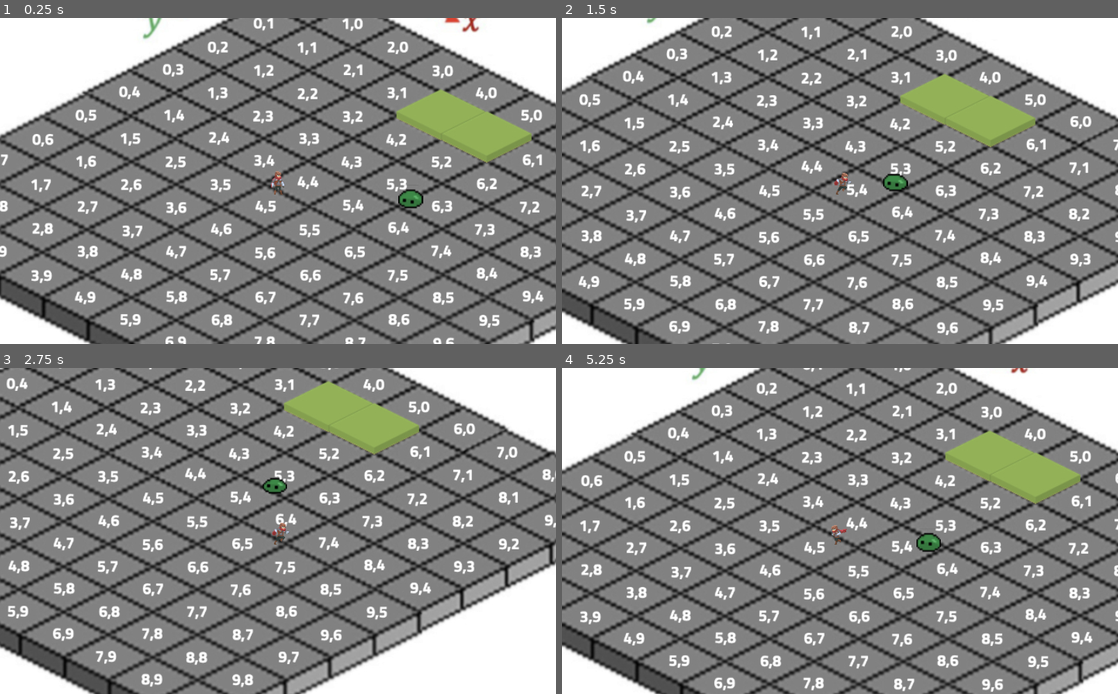
Above: before the commit, frames 1-4 (two rows, left to right).
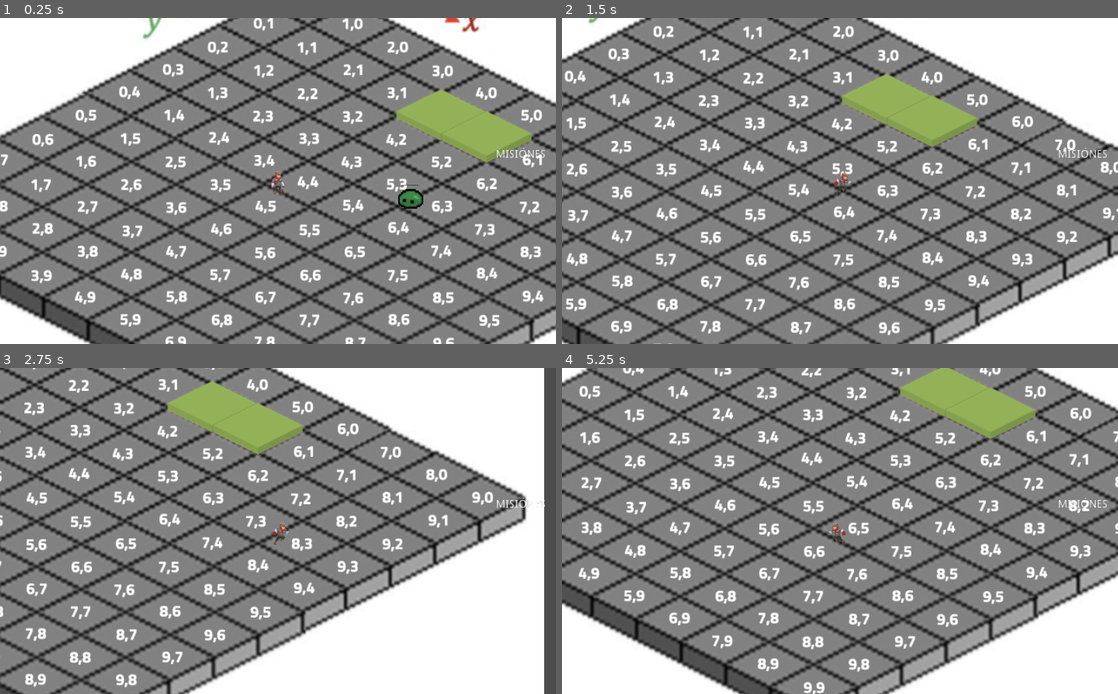
Above: after the commit, the same moments.

Repository: u1973231/Schadenfreude
Game: Godot game, scene res://scenes/Mapa.tscn
Two runs of this game, one before a commit and one after it. Both use one fixed random seed, a clock stepped at 60 frames per second and the inputs below.
Inputs (mouse positions are in pixels of both pictures, inside the frame that each line leads up to):
- Up to frame 1 (0.25 s): no input
- Up to frame 2 (1.5 s): tap Enter (ui_accept) at 0.5, 0.77 s; move the mouse to (962, 164) at 0.52 s; hold Right (move_right) 0.53-1.28 s; tap F (interactue) at 0.6 s; tap Space (dash, bound only after the commit) at 0.8, 1.35 s; move the mouse to (728, 197) at 1.27 s; hold Down (move_down) from 1.28 s (still down)
- Up to frame 3 (2.75 s): tap Enter (ui_accept) at 1.52 s; tap F (interactue) at 1.55 s; move the mouse to (333, 459) at 2.02 s; release Down (move_down) at 2.03 s; hold Right (move_right) from 2.03 s (still down); click (333, 459) at 2.1 s; tap Space (dash, bound only after the commit) at 2.3 s
- Up to frame 4 (5.25 s): move the mouse to (812, 596) at 2.77 s; release Right (move_right) at 2.78 s; hold Up (move_up) 2.78-3.53 s; tap F (interactue) at 2.85, 4.35 s; tap Enter (ui_accept) at 3.02, 3.77, 4.52 s; move the mouse to (1006, 579) at 3.52 s; hold Left (move_left) 3.53-5.03 s; tap Space (dash, bound only after the commit) at 3.6, 5.1 s; move the mouse to (673, 482) at 4.27 s; move the mouse to (867, 531) at 5.02 s; hold Down (move_down) from 5.03 s (still down)

The runs differ from the first frame. In frame 1, 0.1% of the frame differs, in the area x 71-98%, y 39-59%; in frame 2, 52%; in frame 3, 59%, in the area x 0-100%, y 0-100%; in frame 4, 55%.

Commit message:
Sistema de misiones a mediohacer

Diff:
--- /dev/null
+++ b/Misiones/Misiones.json
@@ -0,0 +1,4 @@
+[
+    {"Index": "1","Descripcion":"Mata a 10 Slimes","Tipo":"matar","Objetivo":"slime","Cantidad": "10"},
+    {"Index": "2","Descripcion":"Robar el porro del Pato Porros","Tipo":"obtener","Objetivo":"porro","Cantidad": "1"}
+]
--- a/project.godot
+++ b/project.godot
@@ -70,6 +70,11 @@
 "events": [ Object(InputEventMouseButton,"resource_local_to_scene":false,"resource_name":"","device":0,"alt":false,"shi …(212 unchanged characters)…
  ]
 }
+dash={
+"deadzone": 0.5,
+"events": [ Object(InputEventKey,"resource_local_to_scene":false,"resource_name":"","device":0,"alt":false,"shift":false,"control":false,"meta":false,"command":false,"pressed":false,"scancode":0,"physical_scancode":32,"unicode":0,"echo":false,"script":null)
+ ]
+}
 
 [physics]
 
--- /dev/null
+++ b/scenes/HUDInteractuar.tscn
@@ -0,0 +1,10 @@
+[gd_scene format=2]
+
+[node name="HUDInteractuar" type="Node2D"]
+
+[node name="Label" type="Label" parent="."]
+margin_left = -26.0
+margin_top = -34.0
+margin_right = 26.0
+margin_bottom = -20.0
+text = "Hablar F"
--- /dev/null
+++ b/scenes/HUDMisiones.tscn
@@ -0,0 +1,8 @@
+[gd_scene format=2]
+
+[node name="HUDMisiones" type="Node2D"]
+
+[node name="Label" type="Label" parent="."]
+margin_right = 64.0
+margin_bottom = 14.0
+text = "MISIÓNES"
--- a/scenes/Mapa.tscn
+++ b/scenes/Mapa.tscn
@@ -1,9 +1,10 @@
-[gd_scene load_steps=5 format=2]
+[gd_scene load_steps=6 format=2]
 
 [ext_resource path="res://textures/map-cells.jpg" type="Texture" id=1]
 [ext_resource path="res://scenes/Player.tscn" type="PackedScene" id=2]
 [ext_resource path="res://scenes/DialogTriger.tscn" type="PackedScene" id=3]
 [ext_resource path="res://scenes/slime.tscn" type="PackedScene" id=4]
+[ext_resource path="res://scenes/HUDMisiones.tscn" type="PackedScene" id=5]
 
 [node name="Map-cells" type="Node2D"]
 
@@ -16,6 +17,12 @@
 position = Vector2( 487, 274 )
 scale = Vector2( 1, 1 )
 
+[node name="HUD" type="Node2D" parent="Player"]
+position = Vector2( -487, -274 )
+
+[node name="HUDMisiones" parent="Player/HUD" instance=ExtResource( 5 )]
+position = Vector2( 768, 233 )
+
 [node name="DialogTriger" parent="." instance=ExtResource( 3 )]
 position = Vector2( 825, 245 )
 dialogPath = "res://dialogs/Dialogo0.json"
@@ -23,8 +30,34 @@
 [node name="DialogTriger2" parent="." instance=ExtResource( 3 )]
 position = Vector2( 358, 242 )
 dialogPath = "res://dialogs/Dialogo1.json"
+addMision = -1
 
 [node name="slime" parent="." instance=ExtResource( 4 )]
 position = Vector2( 658, 297 )
 scale = Vector2( 2, 2 )
 vida = 7
+
+[node name="slime2" parent="." instance=ExtResource( 4 )]
+position = Vector2( 658, 297 )
+scale = Vector2( 2, 2 )
+vida = 7
+
+[node name="slime3" parent="." instance=ExtResource( 4 )]
+position = Vector2( 658, 297 )
+scale = Vector2( 2, 2 )
+vida = 7
+
+[node name="slime4" parent="." instance=ExtResource( 4 )]
+position = Vector2( 658, 297 )
+scale = Vector2( 2, 2 )
+vida = 7
+
+[node name="slime5" parent="." instance=ExtResource( 4 )]
+position = Vector2( 658, 297 )
+scale = Vector2( 2, 2 )
+vida = 7
+
+[node name="slime6" parent="." instance=ExtResource( 4 )]
+position = Vector2( 658, 297 )
+scale = Vector2( 2, 2 )
+vida = 7
--- a/scenes/Player.tscn
+++ b/scenes/Player.tscn
@@ -73,6 +73,7 @@
 
 [node name="Player" type="KinematicBody2D" groups=["player"]]
 scale = Vector2( 3, 3 )
+collision_mask = 3
 script = ExtResource( 2 )
 
 [node name="Sprite" type="Sprite" parent="."]
@@ -82,6 +83,7 @@
 frame = 8
 
 [node name="CollisionShape2D" type="CollisionShape2D" parent="."]
+light_mask = 0
 position = Vector2( 0, 14.5 )
 shape = SubResource( 1 )
 
@@ -110,7 +112,16 @@
 wait_time = 0.5
 one_shot = true
 
+[node name="dash" type="Timer" parent="."]
+wait_time = 0.1
+
+[node name="dashCD" type="Timer" parent="."]
+wait_time = 0.7
+one_shot = true
+
 [connection signal="timeout" from="inmune" to="." method="_on_inmune_timeout"]
 [connection signal="timeout" from="animationHit" to="." method="_on_animationHit_timeout"]
 [connection signal="timeout" from="stun" to="." method="_on_stun_timeout"]
 [connection signal="timeout" from="disparar" to="." method="_on_disparar_timeout"]
+[connection signal="timeout" from="dash" to="." method="_on_dash_timeout"]
+[connection signal="timeout" from="dashCD" to="." method="_on_dashCD_timeout"]
--- a/scenes/Tavern.tscn
+++ b/scenes/Tavern.tscn
@@ -1,6 +1,7 @@
-[gd_scene load_steps=2 format=2]
+[gd_scene load_steps=3 format=2]
 
 [ext_resource path="res://TileMaps/Tavern.tres" type="TileSet" id=1]
+[ext_resource path="res://scenes/Player.tscn" type="PackedScene" id=2]
 
 [node name="Tavern" type="Node2D"]
 
@@ -38,3 +39,7 @@
 show_collision = true
 format = 1
 tile_data = PoolIntArray( -1572841, 61, 0, -1572840, 62, 0, -1572839, 67, 0, -1572838, 63, 0, -1572837, 67, 0, -1572836 …(778 unchanged characters)…
+
+[node name="Player" parent="." instance=ExtResource( 2 )]
+position = Vector2( 426, 351 )
+scale = Vector2( 1, 1 )
--- a/scenes/arrow.tscn
+++ b/scenes/arrow.tscn
@@ -16,6 +16,7 @@
 texture = ExtResource( 1 )
 
 [node name="Area2D" type="Area2D" parent="."]
+collision_mask = 3
 
 [node name="CollisionShape2D" type="CollisionShape2D" parent="Area2D"]
 position = Vector2( -5, 0 )
--- a/scenes/scr_enemy.gd
+++ b/scenes/scr_enemy.gd
@@ -7,6 +7,7 @@
 
 
 func morir():
+	comprovarMisiones()
 	queue_free()
 
 func recivirDamage(damage,posDamage):
@@ -17,3 +18,15 @@
 func hacerDamage(objetivo):
 	objetivo.recivirDamage(damage)
 	pass
+
+func comprovarMisiones():
+	var i = 0
+	var ma = ScrGlobal.misionesAceptadas
+	var m = ScrGlobal.misiones
+	while i < len(ma):
+		if m[ma[i]]["Tipo"] == "matar" and m[ma[i]]["Objetivo"] == "slime":
+			ScrGlobal.misionesProgreso[i] += 1
+			print("+1 Slime")
+			pass
+		i += 1
+	pass
--- a/scenes/slime.tscn
+++ b/scenes/slime.tscn
@@ -57,7 +57,9 @@
 [sub_resource type="CircleShape2D" id=5]
 radius = 8.0
 
-[node name="slime" type="KinematicBody2D" groups=["enemy"]]
+[node name="slime" type="KinematicBody2D" groups=["enemy", "slime"]]
+collision_layer = 2
+collision_mask = 2
 script = ExtResource( 2 )
 vida = 10
 
@@ -84,6 +86,8 @@
 one_shot = true
 
 [node name="damageArea" type="Area2D" parent="."]
+collision_layer = 2
+collision_mask = 2
 
 [node name="CollisionShape2D" type="CollisionShape2D" parent="damageArea"]
 shape = SubResource( 5 )
--- a/scripts/scr_DialogBox.gd
+++ b/scripts/scr_DialogBox.gd
@@ -19,7 +19,7 @@
 	pass
 
 func _process(delta):
-	print("existo")
+
 	if Input.is_action_just_pressed("ui_accept"):
 		if finished:
 			nextPhrase()
--- a/scripts/scr_global.gd
+++ b/scripts/scr_global.gd
@@ -4,12 +4,37 @@
 #Variales Globales
 var currenDialogPath = "res://dialogs/Dialogo0.json"
 var posJugador = Vector2.ZERO
+var misionesAceptadas = []
+var misionesProgreso = []
+var misionesCompletadas = []
+var misiones
 
-# Called when the node enters the scene tree for the first time.
-func _ready():
-	pass # Replace with function body.
+#Variables privadas
+var pathMisiones = "res://Misiones/Misiones.json"
 
 
-# Called every frame. 'delta' is the elapsed time since the previous frame.
-#func _process(delta):
-#	pass
+func _ready():
+	misiones = cargarMisiones()
+
+
+
+
+func addMistion(index):
+	misionesAceptadas.append(index)
+	misionesProgreso.append(0)
+	misionesCompletadas.append(false)
+
+#Carrga las misiones en memoria
+func cargarMisiones() -> Array:
+	var f = File.new()
+	assert(f.file_exists(pathMisiones),"El path de las misiones no existe")
+
+	f.open(pathMisiones, File.READ)
+	var json = f.get_as_text()
+
+	var output = parse_json(json)
+
+	if typeof(output) == TYPE_ARRAY:
+		return output
+	else:
+		return []
--- a/scripts/scr_player.gd
+++ b/scripts/scr_player.gd
@@ -5,6 +5,7 @@
 export var velocidad := 100.0
 export var vida = 6
 export var hitNokback = 250
+export var dashSpeed = 600.0
 #Variables privadas
 var vecMov := Vector2.ZERO
 var inmune = false
@@ -13,7 +14,8 @@
 var posHit
 var arrow
 var disparar = true
-
+var dashing = false
+var dash = true
 
 func _ready():
 	arrow = preload("res://scenes/arrow.tscn")
@@ -21,18 +23,36 @@
 
 
 func _process(delta):
-	if not stun:
+
+
+
+	if not stun and not dashing:
 		movePlayer()
-	else:
+	elif stun:
 		moveStun()
+	elif dashing:
+		dash(delta)
 
 	if Input.is_action_just_pressed("atacar") and disparar:
 		lanzarFlecha()
 		disparar = false
 		$disparar.start()
 
+
+	if Input.is_action_just_pressed("dash") and dash:
+		dashing = true
+		dash = false
+		set_collision_mask_bit(1, false) #Desactivamos la colision para los enemigos
+		$dash.start()
+		$dashCD.start()
+
 	ScrGlobal.posJugador = position
 
+	pass
+
+func dash(delta):
+	var dirDash = vecMov * dashSpeed * delta
+	move_and_slide(dirDash)
 	pass
 
 func moveStun():
@@ -51,7 +71,7 @@
 	move_and_slide(vecMov)
 
 	#Animaciones
-	if not animationHit:
+	if not animationHit and not dashing:
 		if vecMov.x > 0:
 			$AnimationPlayer.play("walk")
 			$Sprite.flip_h = false
@@ -62,8 +82,11 @@
 			$AnimationPlayer.play("walk")
 		else:
 			$AnimationPlayer.play("idle")
-	else:
+	elif animationHit:
 		$AnimationPlayer.play("hit")
+
+
+
 
 func recivirDamage(posSurce):
 	if not inmune:
@@ -103,4 +126,14 @@
 
 func _on_disparar_timeout():
 	disparar = true
-	pass # Replace with function body.
+
+
+
+func _on_dash_timeout():
+	dashing = false
+	set_collision_mask_bit(1, true) #Activamos la colision para los enemigos
+
+
+
+func _on_dashCD_timeout():
+	dash = true
--- a/scripts/src_dialogStart.gd
+++ b/scripts/src_dialogStart.gd
@@ -1,32 +1,45 @@
 extends Node
 
 export var dialogPath = ""
-
+export var addMision = 0
 var playerIn = false
 var dialog
-
+var HUDInter
+var HUD
 # Called when the node enters the scene tree for the first time.
 func _ready():
 	dialog = preload("res://scenes/DialogSystem.tscn")
+	HUDInter = preload("res://scenes/HUDInteractuar.tscn")
 	pass # Replace with function body.
 
 func _process(delta):
 	if Input.is_action_just_pressed("interactue") and playerIn:
-		ScrGlobal.currenDialogPath = dialogPath
-		var scene = dialog.instance()
-		scene.position = Vector2(-370,100)
-		var padre = get_parent()
-		padre.get_child(1).add_child(scene)
-		print("hola")
+		hablar()
+
+
+
+func hablar():
+	ScrGlobal.currenDialogPath = dialogPath
+	var scene = dialog.instance()
+	scene.position = Vector2(-370,100)
+	var padre = get_parent()
+	padre.get_child(1).add_child(scene)
+	if addMision != -1:
+		ScrGlobal.addMistion(addMision)
+		addMision = -1
 
 
 
 func _on_Area2D_body_entered(body):
 	if body.is_in_group("player"):
+		HUD = HUDInter.instance()
+		var padre = get_parent()
+		padre.get_child(1).add_child(HUD)
 		playerIn = true
 
 
 
 func _on_Area2D_body_exited(body):
 	if body.is_in_group("player"):
+		HUD.queue_free()
 		playerIn = false
